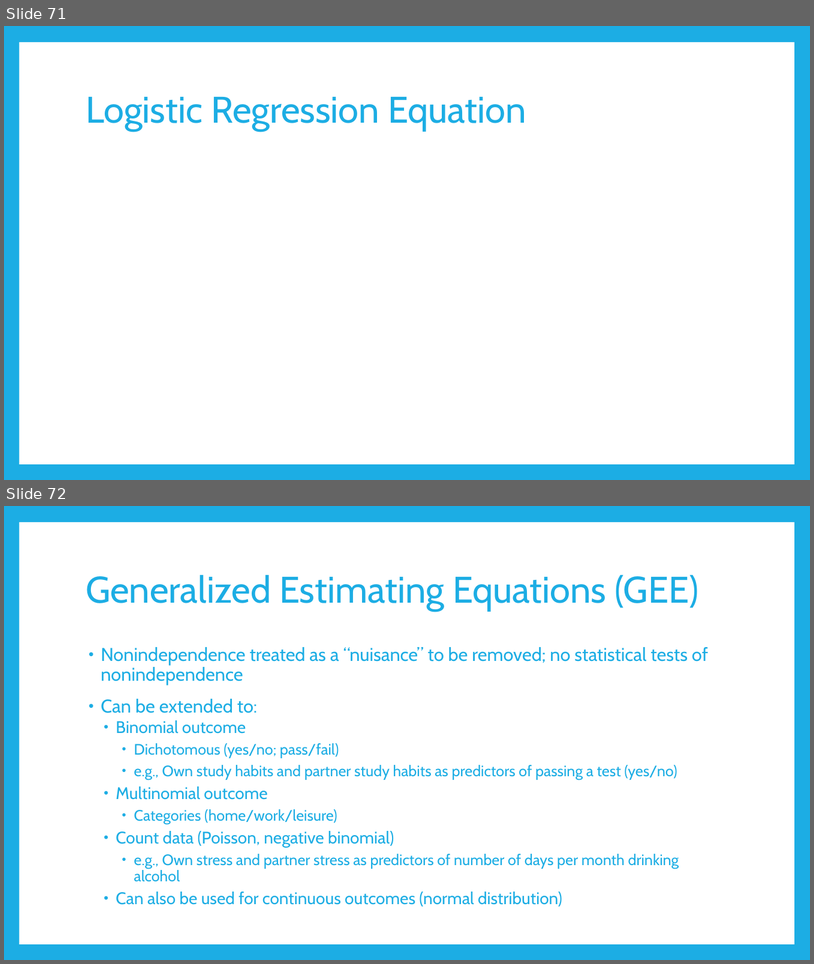
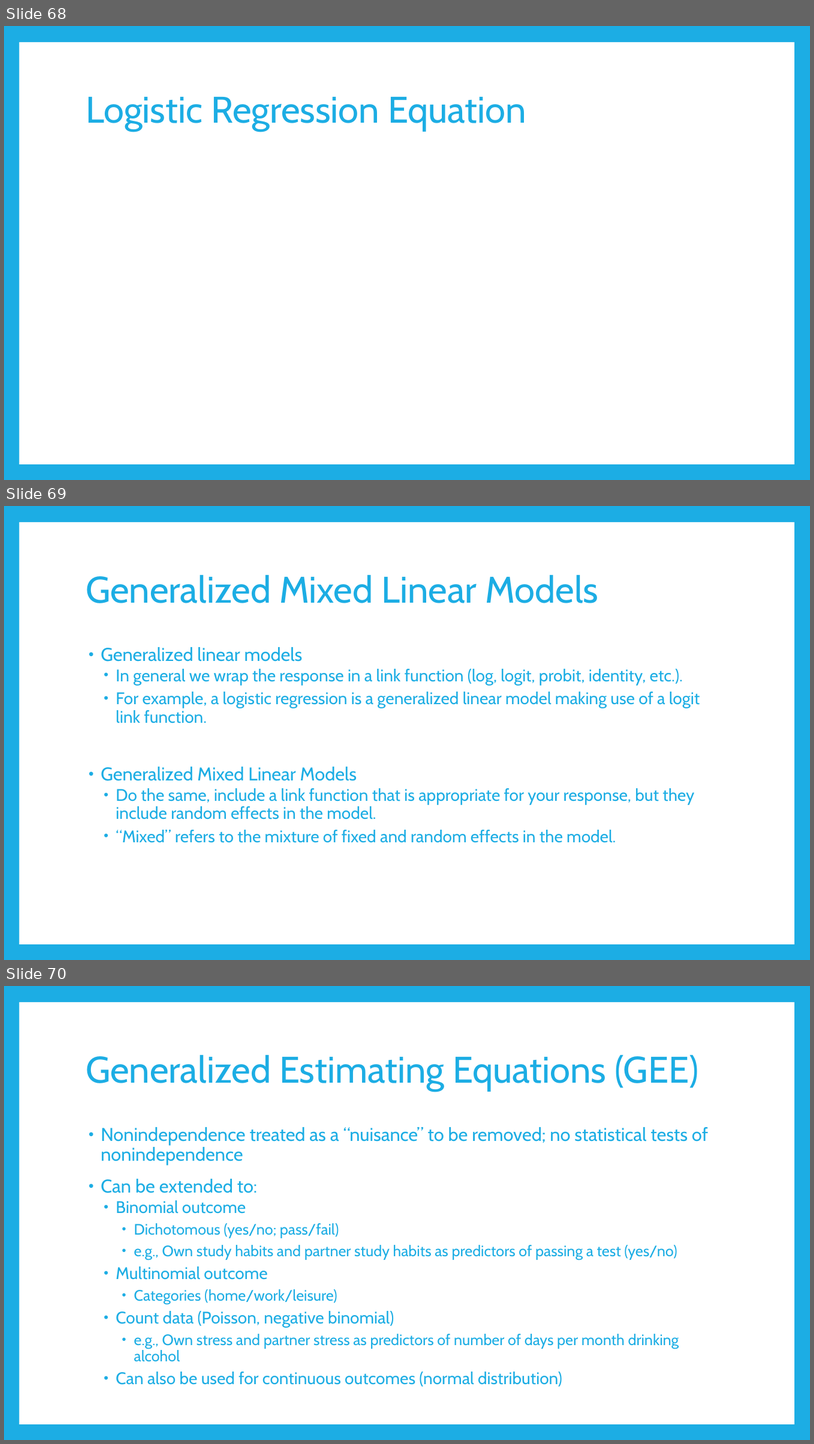
Before and after one commit to RandiLGarcia/2day-dyad-workshop, a slide deck: Day 1/Lecture Slides/Day 1 Slides.pptx. Shown one above the other, each under a label of ours: slides 71 and 72 before the commit, slides 68, 69 and 70 after it. The pictures are 814x964 and 814x1444 pixels, drawn with LibreOffice and Linux fonts; fonts in the diff are those of the drawing; grey boxes stand for pictures. Boxes give left, top, right and bottom in pixels: in the first picture for what was removed or moved away, otherwise in the second. Text is boxed around its words. In the diff, an @@ line names an element or a change of style, - is before the commit and + after.

```diff
--- a/Day 1/Lecture Slides/Day 1 Slides.pptx
+++ b/Day 1/Lecture Slides/Day 1 Slides.pptx
@@ slide 69 added at (4,506,810,960), background #1CADE4; not listed: 1 template element that a slide beside it also shows @@
@@ title added at (86,574,599,603), 44 pt, text #1CADE4 @@
+Generalized Mixed Linear Models
@@ text added at (101,647,700,843), 20 pt, text #1CADE4 @@
+• Generalized linear models
+  • In general we wrap the response in a link function (log, logit, probit, identity, etc.).
+  • For example, a logistic regression is a generalized linear model making use of a logit link function.
+• Generalized Mixed Linear Models
+  • Do the same, include a link function that is appropriate for your response, but they include random effects in the model.
+  • “Mixed” refers to the mixture of fixed and random effects in the model.
@@ what was slide 71 is now slide 68 @@
@@ what was slide 72 is now slide 70 @@
```
Also in this commit, not shown: 1 slide changed, 2 other slides added, 5 slides removed, 18 other files.
